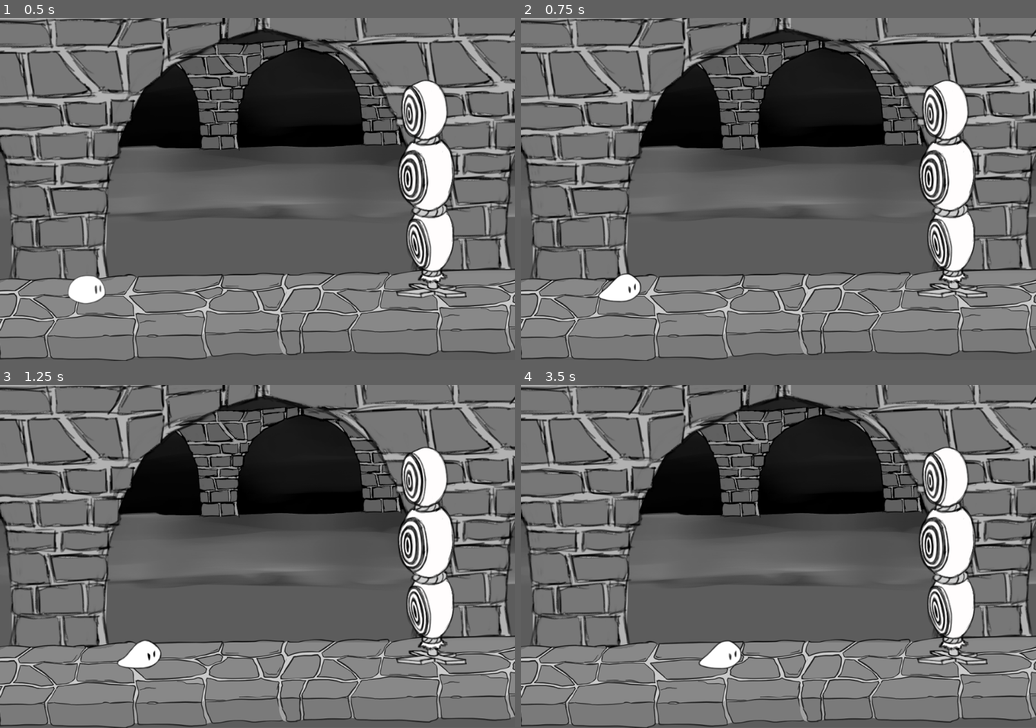
Above: before the commit, frames 1-4 (two rows, left to right).
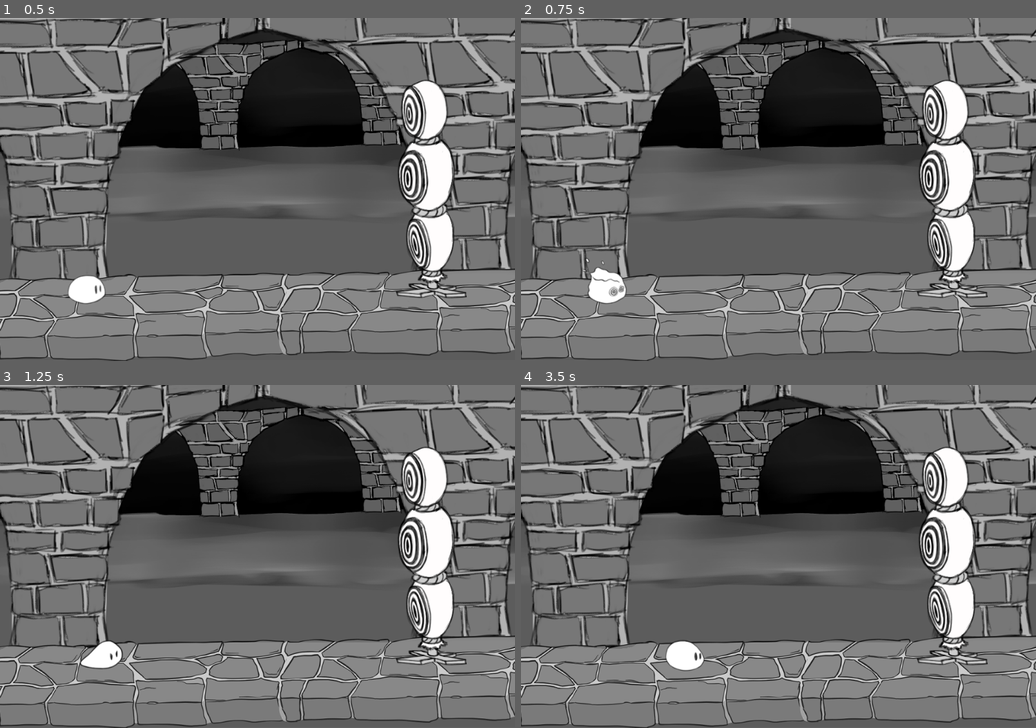
Above: after the commit, the same moments.

Repository: ludumcloud/dungeon-dojo-godot
Game: Godot game, scene res://resources/level.tscn
Two runs of this game, one before a commit and one after it. Both use one fixed random seed, a clock stepped at 60 frames per second and the inputs below.
Inputs:
- Up to frame 1 (0.5 s): no input
- Up to frame 2 (0.75 s): hold D (move_right) from 0.53 s (still down); hold O (damage) from 0.53 s (still down)
- Up to frame 3 (1.25 s): keep holding D (move_right); keep holding O (damage); tap Space (jump) at 0.77, 1.07 s; tap Y (hi_attack) at 0.8 s
- Up to frame 4 (3.5 s): release O (damage) at 1.28 s; tap Y (hi_attack) at 1.35 s; tap Space (jump) at 1.52, 1.82, 3.02, 3.05, 3.32 s; tap I (low_attack) at 1.55 s; release D (move_right) at 2.03 s; hold A (move_left) 2.03-2.78 s; hold I (low_attack) 2.03-2.78 s; tap U (mid_attack) at 2.3, 2.85 s; hold D (move_right) from 2.78 s (still down)

Frame 1 is identical in both runs. In frame 2, 0.7% of the frame differs, in the area x 12-24%, y 69-84%; in frame 3, 0.9%; in frame 4, 1.0%, in the area x 28-43%, y 74-84%.

Commit message:
Add input buffering, maybe

Diff:
--- a/scripts/Character.gd
+++ b/scripts/Character.gd
@@ -7,31 +7,42 @@
 var motion = Vector2()
 onready var animation_tree = get_node("AnimationTree")
 var playback: AnimationNodeStateMachinePlayback
-
+var last_input = ""
+var last_input_dt = 0.0
 
 func _ready():
 	playback = animation_tree.get("parameters/playback")
 	playback.start("Idle")
 
+func _input(event):
+	last_input_dt = 0.100
+	if event.is_action_pressed("hi_attack"):
+		last_input = "HighAttack"
+	elif event.is_action_pressed("mid_attack"):
+		last_input = "MidAttack"
+	elif event.is_action_pressed("low_attack"):
+		last_input = "LowAttack"
+	elif event.is_action_pressed("jump"):
+		last_input = "Jump"
+	elif event.is_action_pressed("damage"):
+		last_input = "Damage"
+
 func _process(delta):
-	if Input.is_action_just_pressed("hi_attack"):
-		playback.travel("HighAttack")
-	if Input.is_action_just_pressed("mid_attack"):
-		playback.travel("MidAttack")
-	if Input.is_action_just_pressed("low_attack"):
-		playback.travel("LowAttack")
-	if Input.is_action_just_pressed("jump"):
-		playback.travel("Jump")
-	if Input.is_action_just_pressed("damage"):
-		playback.travel("Damage")
-	if Input.is_action_pressed("move_left"):
+	if playback.get_current_node() == "Idle" && last_input != "":
+		playback.travel(last_input)
+		last_input = ""
+	elif Input.is_action_pressed("move_left"):
 		playback.travel("MoveBack")
-	if Input.is_action_pressed("move_right"):
+	elif Input.is_action_pressed("move_right"):
 		playback.travel("MoveForward")
-	if Input.is_action_just_released("move_right"):
+	elif Input.is_action_just_released("move_right"):
 		playback.travel("Idle")
-	if Input.is_action_just_released("move_left"):
+	elif Input.is_action_just_released("move_left"):
 		playback.travel("Idle")
+	last_input_dt -= delta
+	if last_input_dt <= 0:
+		last_input_dt = 0
+		last_input = ""
 
 func _physics_process(delta):
 	var current_state = playback.get_current_node()
